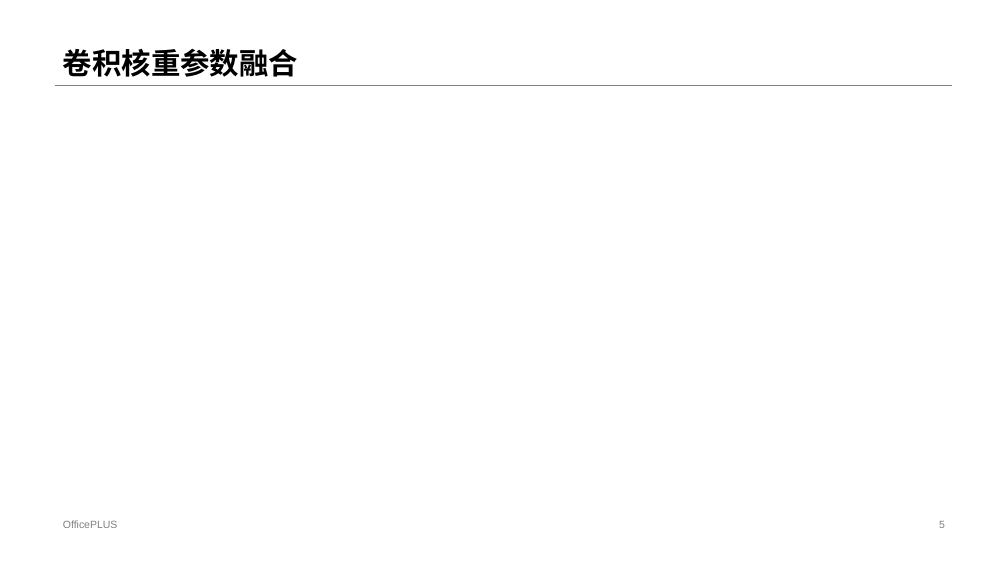
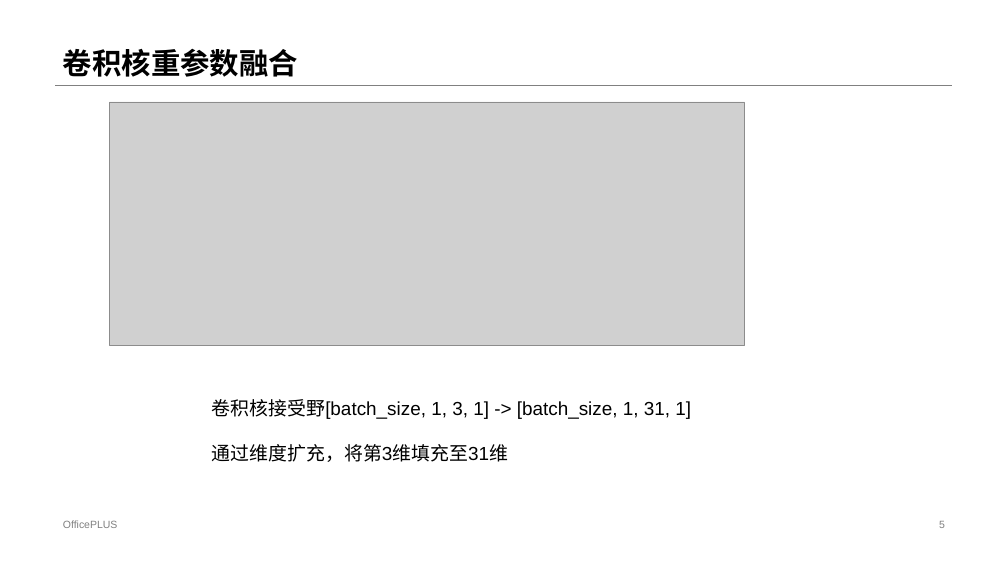
Before and after one commit to dundundundun5/python, a slide deck: slide 5 of literature_notes/ELK_HAR.pptx. Drawn at 1008x567 pixels with LibreOffice and Linux fonts; fonts in the diff are those of the drawing; grey boxes stand for pictures. Boxes give left, top, right and bottom in pixels: in the first picture for what was removed or moved away, otherwise in the second. Text is boxed around its words. In the diff, an @@ line names an element or a change of style, - is before the commit and + after.

Commit message:
ppt

```diff
--- a/literature_notes/ELK_HAR.pptx
+++ b/literature_notes/ELK_HAR.pptx
@@ picture added at box(110, 102, 745, 346) @@
@@ text added at box(212, 399, 691, 462), 18 pt, text #000000 @@
+卷积核接受野[batch_size, 1, 3, 1] -> [batch_size, 1, 31, 1]
+通过维度扩充，将第3维填充至31维
```
Also in this commit, not shown: 2 other slides changed.
